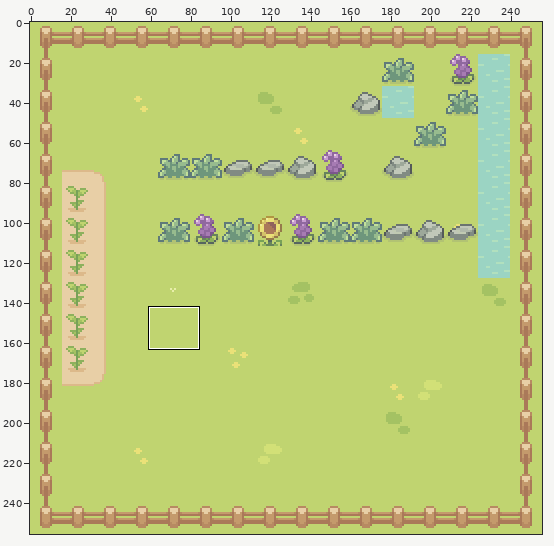
Two versions of one sprite sheet, client/public/assets/maps/medium4.png. The picture above shows the old version from afar; the outline marks the close-up.
Close-up. As it was:
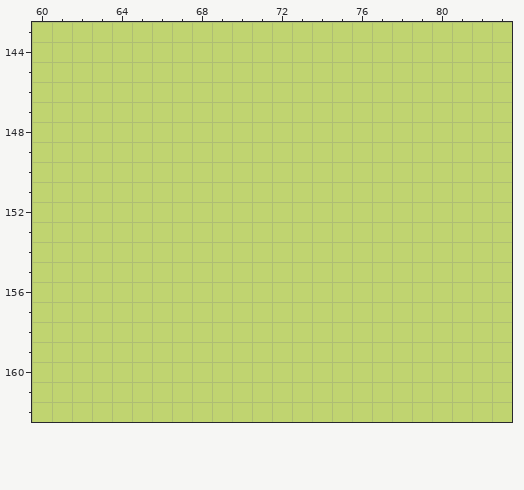
The file is 256x256 pixels. Colours within 5 levels of each other are drawn and written as one. Shown: x 60..83, y 143..162. The commit also changed other parts of the picture, which this record leaves out.
The result:
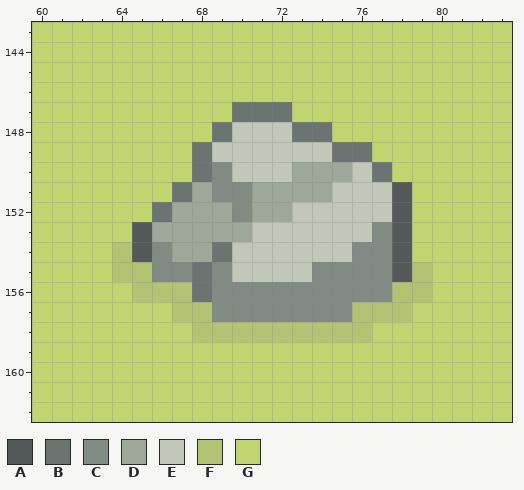
Palette (. is transparent): A #545959  B #6b7470  C #818b83  D #9da89a  E #c1c8b9  F #b2c373  G #c0d470
Diff:
y 147: x 70..72 GGG -> BBB
y 148: x 69..74 GGGGGG -> BEEEBB
y 149: x 68..76 GGGGGGGGG -> BEEEEEEBB
y 150: x 68..77 GGGGGGGGGG -> BCEEEDDDEB
y 151: x 67..78 GGGGGGGGGGGG -> BDCCDDDDEEEA
y 152: x 66..78 GGGGGGGGGGGGG -> BDDDCDDEEEEEA
y 153: x 65..78 GGGGGGGGGGGGGG -> ADDDDDEEEEEECA
y 154: x 64..78 GGGGGGGGGGGGGGG -> FACDDBEEEEEECCA
y 155: x 64..79 GGGGGGGGGGGGGGGG -> FFCCBCEEEECCCCAF
y 156: x 65..79 GGGGGGGGGGGGGGG -> FFFBCCCCCCCCCFF
y 157: x 67..78 GGGGGGGGGGGG -> FFCCCCCCCFFF
y 158: x 68..76 GGGGGGGGG -> FFFFFFFFF
Boxes around the changes in both close-ups, in picture pixels (x1, y1, x2, y2):
changed: (112, 102, 432, 342)
